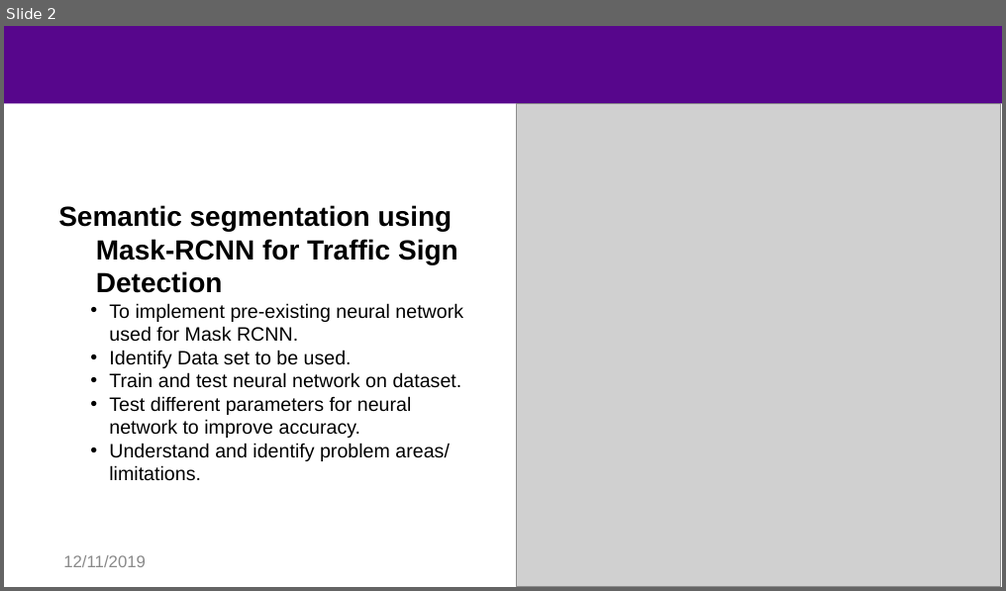
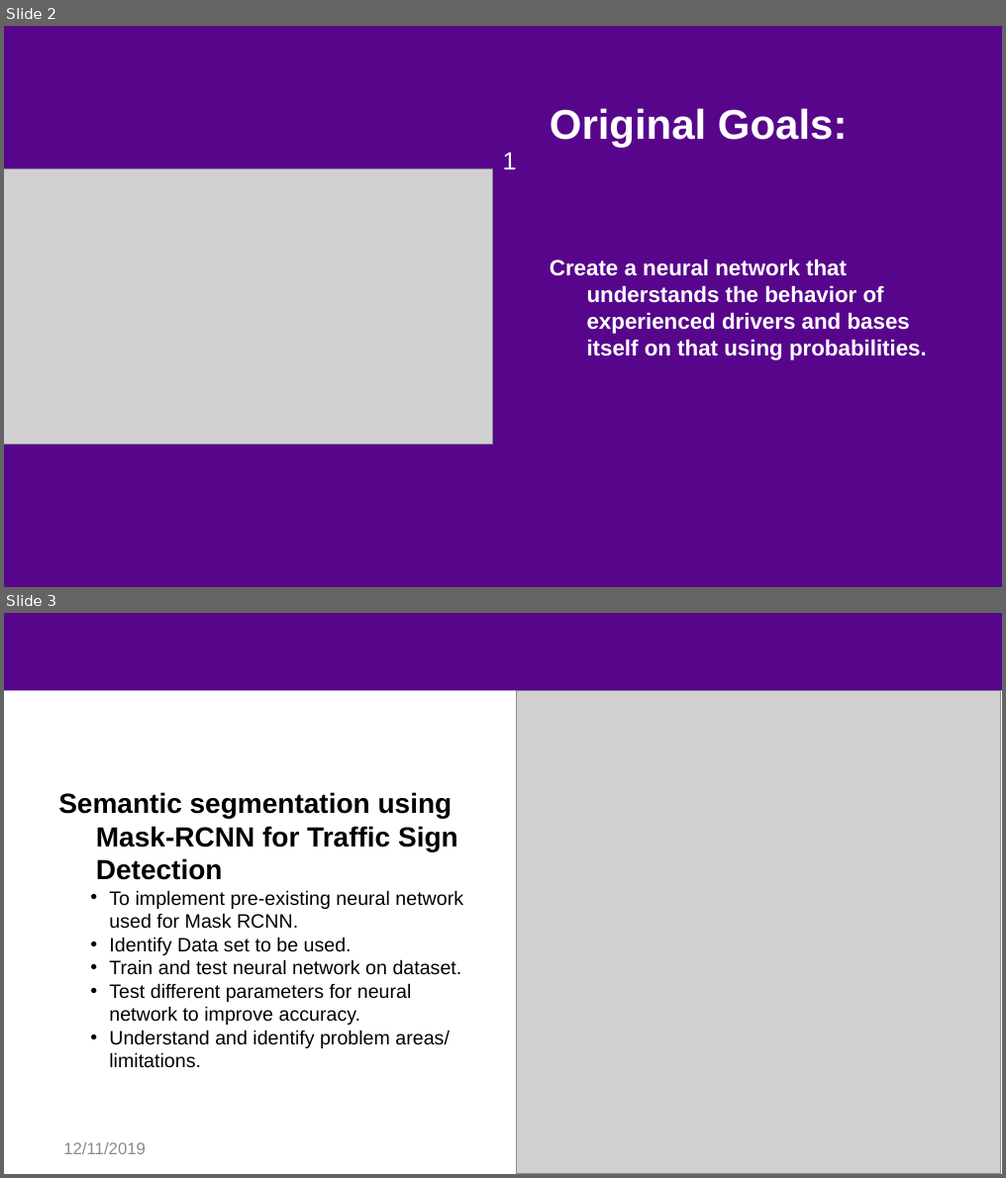
Before and after one commit to Saahil-96/Segmentation, a slide deck: TrafficSignDetection.ppt. Shown one above the other, each under a label of ours: slide 2 before the commit, slides 2 and 3 after it. The pictures are 1006x591 and 1006x1178 pixels, drawn with LibreOffice and Linux fonts; fonts in the diff are those of the drawing; grey boxes stand for pictures; background and template pictures are left out. Boxes give left, top, right and bottom in pixels: in the first picture for what was removed or moved away, otherwise in the second. Text is boxed around its words. In the diff, an @@ line names an element or a change of style, - is before the commit and + after.

```diff
--- a/TrafficSignDetection.ppt
+++ b/TrafficSignDetection.ppt
@@ slide 2 added at box(4, 26, 1002, 587), background #FFFFFF @@
@@ rectangle added at box(4, 26, 1002, 587), fill #57068C @@
@@ text added at box(549, 108, 927, 361), 16 pt, text #FFFFFF, bold @@
+Original Goals:
+Create a neural network that understands the behavior of experienced drivers and bases itself on that using probabilities.
@@ picture added at box(4, 169, 493, 444) @@
@@ text added at box(503, 152, 517, 170), 18 pt, text #FFFFFF @@
+1
@@ what was slide 2 is now slide 3 @@
```
Also in this commit, not shown: 6 slides changed, 2 other slides added.
